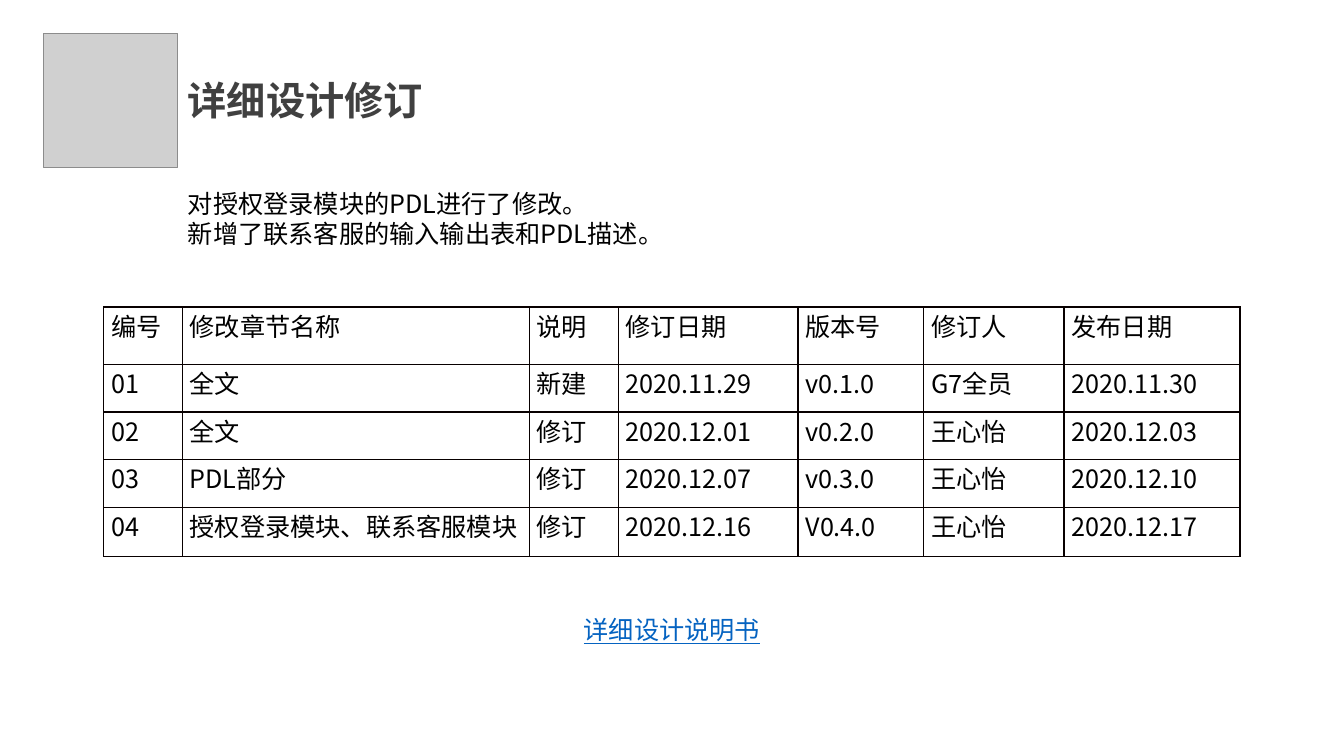
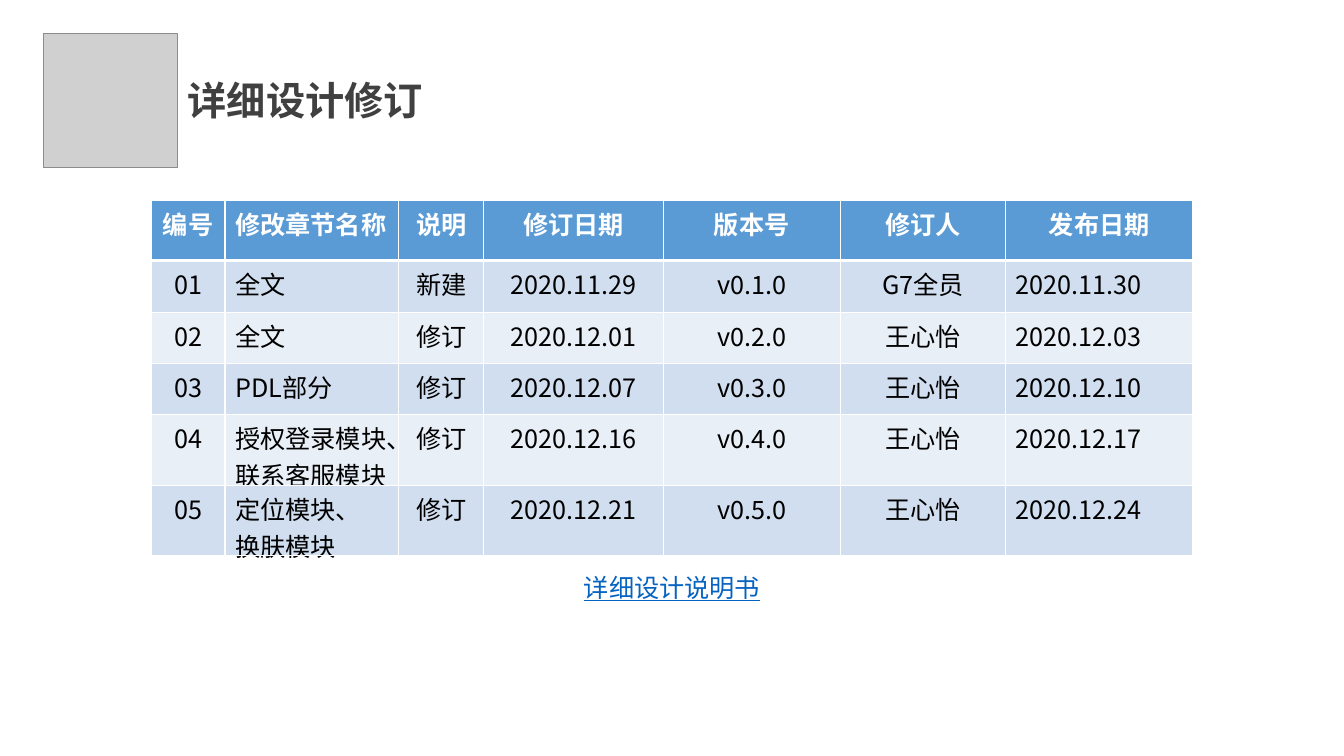
Before and after one commit to SE2020-G7/footprint, a slide deck: slide 16 of 评审PPT/实现/实现阶段.pptx. Drawn at 1344x756 pixels with LibreOffice and Linux fonts; fonts in the diff are those of the drawing; grey boxes stand for pictures. Boxes give left, top, right and bottom in pixels: in the first picture for what was removed or moved away, otherwise in the second. Text is boxed around its words. In the diff, an @@ line names an element or a change of style, - is before the commit and + after.

```diff
--- a/评审PPT/实现/实现阶段.pptx
+++ b/评审PPT/实现/实现阶段.pptx
@@ table at <box>151,201,1193,566</box> @@
-row 5: 04 | 授权登录模块、联系客服模块 | 修订 | 2020.12.16 | V0.4.0 | 王心怡 | 2020.12.17
+row 5: 04 | 授权登录模块、 / 联系客服模块 | 修订 | 2020.12.16 | v0.4.0 | 王心怡 | 2020.12.17
+row 6: 05 | 定位模块、 / 换肤模块 | 修订 | 2020.12.21 | v0.5.0 | 王心怡 | 2020.12.24
@@ table: place and size @@
-table at <box>104,308,1240,558</box>
+table at <box>151,201,1193,566</box>
@@ text removed at <box>188,191,663,245</box> @@
-对授权登录模块的PDL进行了修改。
-新增了联系客服的输入输出表和PDL描述。
@@ text "详细设计说明书": place and size @@
-text "详细设计说明书" at <box>584,618,760,644</box>
+text "详细设计说明书" at <box>584,576,760,601</box>
```
Also in this commit, not shown: 9 other slides changed, 2 slides added, 2 slides removed.
